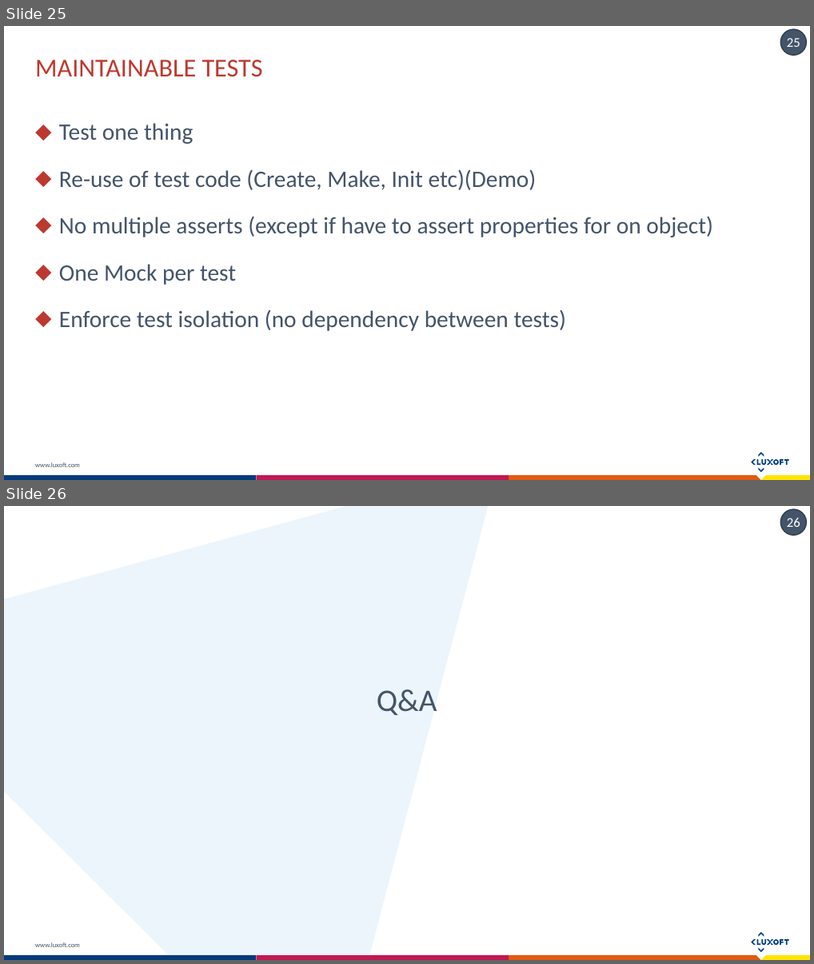
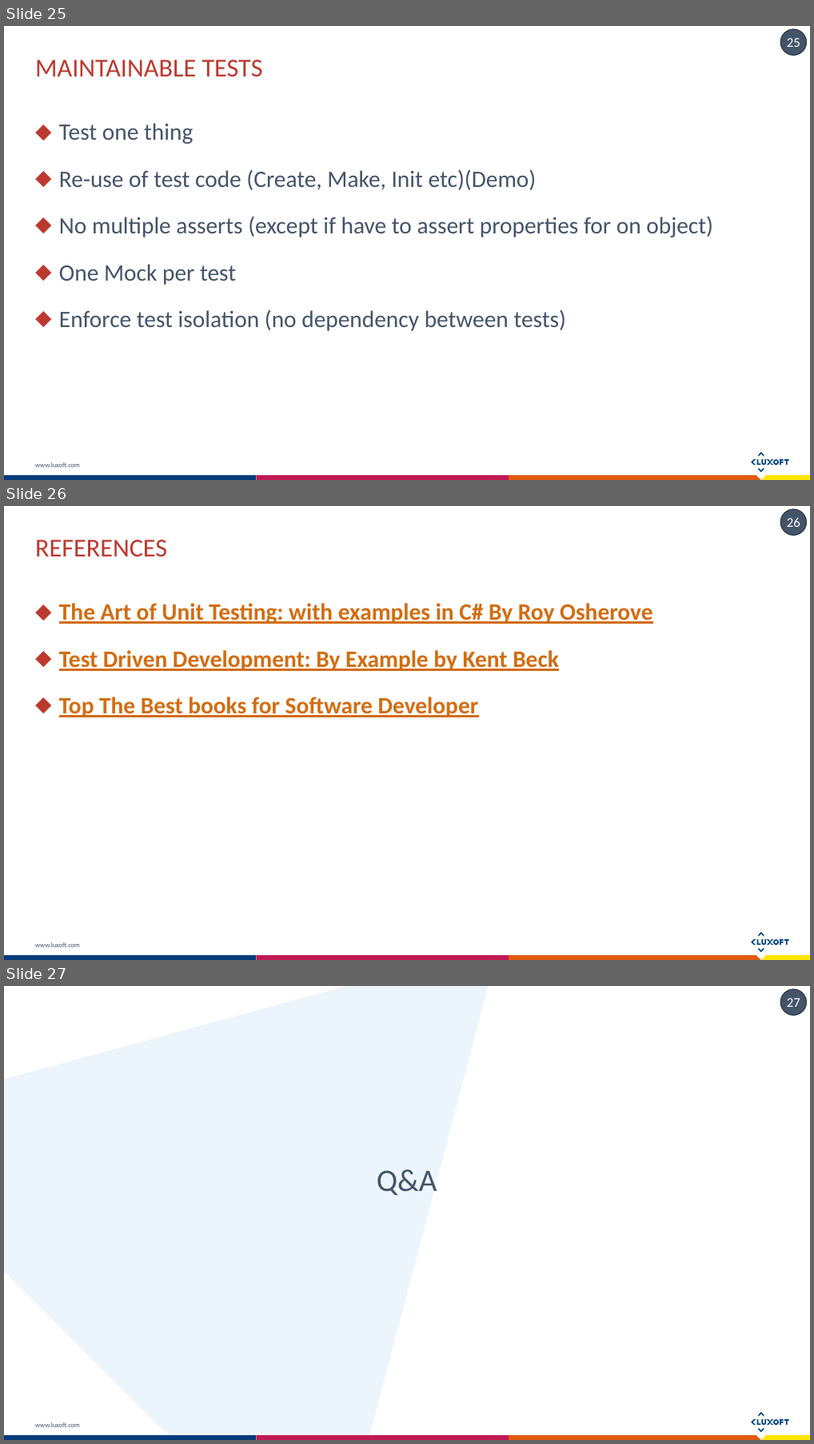
Before and after one commit to exiton3/Unit-tests-Best-Practices-Samples, a slide deck: Docs/Unit testing Bests practices.pptx. Shown one above the other, each under a label of ours: slides 25 and 26 before the commit, slides 25, 26 and 27 after it. The pictures are 814x964 and 814x1444 pixels, drawn with LibreOffice and Linux fonts; fonts in the diff are those of the drawing. Boxes give left, top, right and bottom in pixels: in the first picture for what was removed or moved away, otherwise in the second. Text is boxed around its words. In the diff, an @@ line names an element or a change of style, - is before the commit and + after.

Commit message:
Updated presentation

```diff
--- a/Docs/Unit testing Bests practices.pptx
+++ b/Docs/Unit testing Bests practices.pptx
@@ slide 26 added at box(4, 506, 810, 960), background #FFFFFF; not listed: 18 template elements that a slide beside it also shows @@
@@ title added at box(35, 540, 167, 556), 23 pt, text #BD392F @@
+REFERENCES
@@ text added at box(59, 603, 653, 717), 21 pt, text #D26D12, bold, underline @@
+⬥ The Art of Unit Testing: with examples in C# By Roy Osherove
+⬥ Test Driven Development: By Example by Kent Beck
+⬥ Top The Best books for Software Developer
@@ what was slide 26 is now slide 27 @@
@@ page number at box(787, 998, 801, 1007): text changed @@
-26
+27
```
Also in this commit, not shown: 1 other file.
